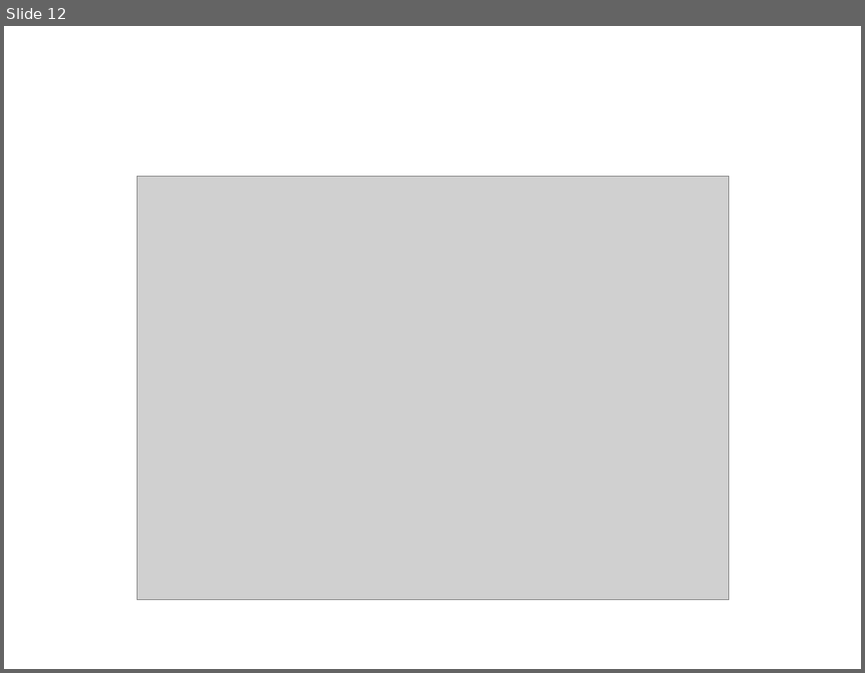
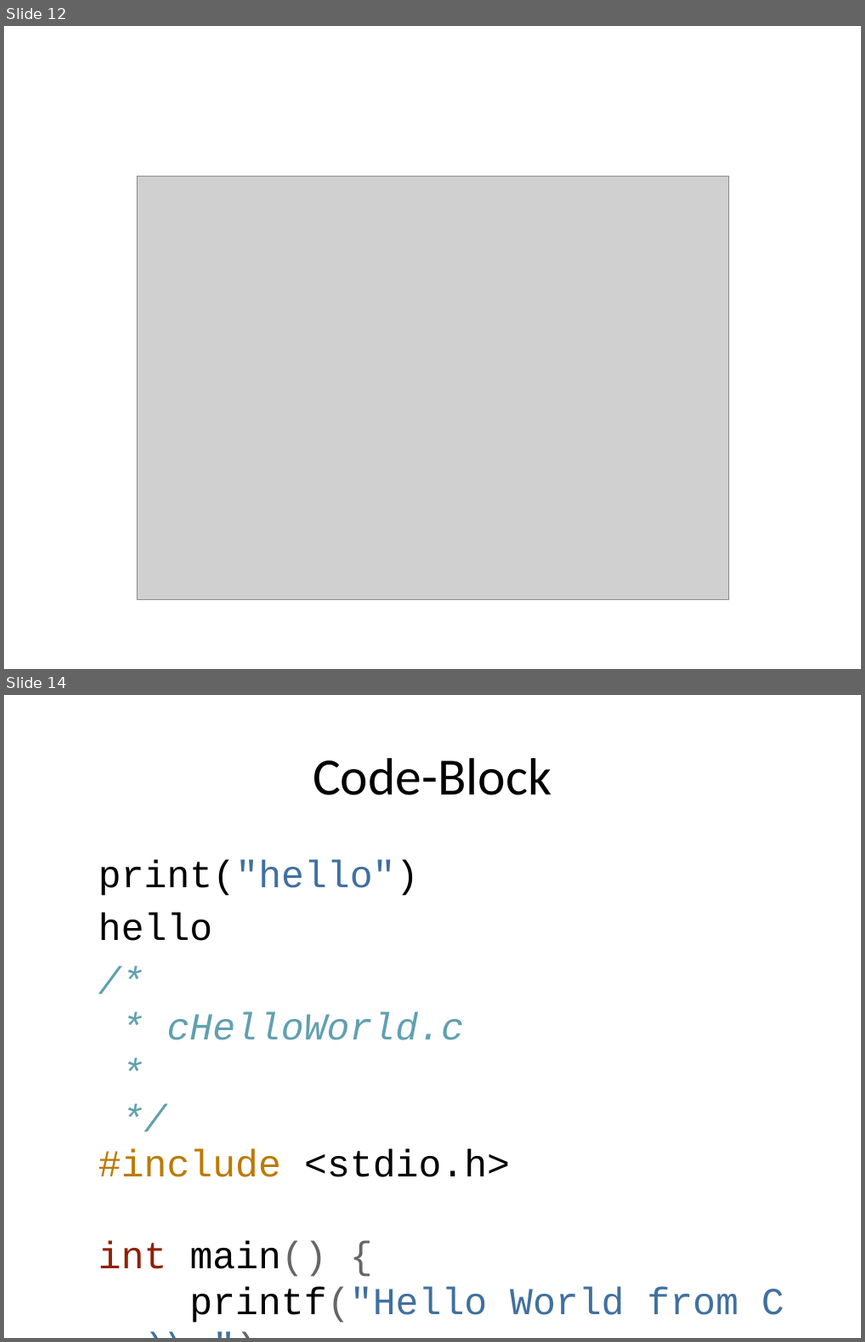
Before and after one commit to KI-Vorlesung/kitest, a slide deck: markdown/tbd/test-markdown/gh-markdown.pptx. Shown one above the other, each under a label of ours: slide 12 before the commit, slides 12 and 14 after it; the slides between them are not shown. The pictures are 865x673 and 865x1342 pixels, drawn with LibreOffice and Linux fonts; fonts in the diff are those of the drawing; grey boxes stand for pictures. Boxes give left, top, right and bottom in pixels: in the first picture for what was removed or moved away, otherwise in the second. Text is boxed around its words. In the diff, an @@ line names an element or a change of style, - is before the commit and + after.

```diff
--- a/markdown/tbd/test-markdown/gh-markdown.pptx
+++ b/markdown/tbd/test-markdown/gh-markdown.pptx
@@ slide 14 added at (4, 695, 861, 1338), background #FFFFFF @@
@@ title added at (313, 758, 551, 795), 44 pt, text #000000 @@
+Code-Block
@@ text added at (98, 860, 784, 1322), 32 pt, text #000000 @@
+print("hello")
+hello
+/*
+* cHelloWorld.c
+*
+*/
+#include <stdio.h>
+int main() {
+printf("Hello World from C :-)\n");
+return 0;
+}
```
Also in this commit, not shown: 3 other files.
